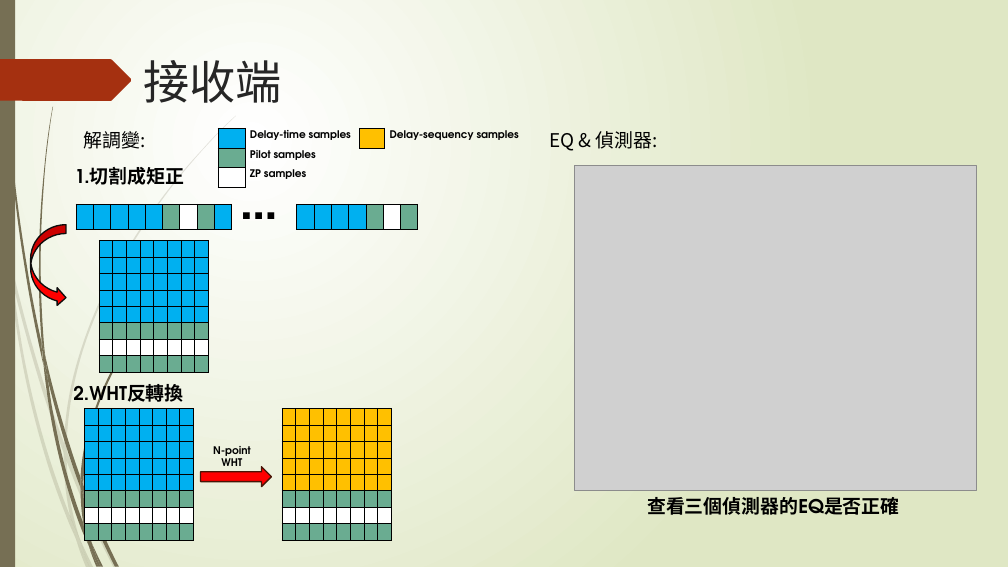
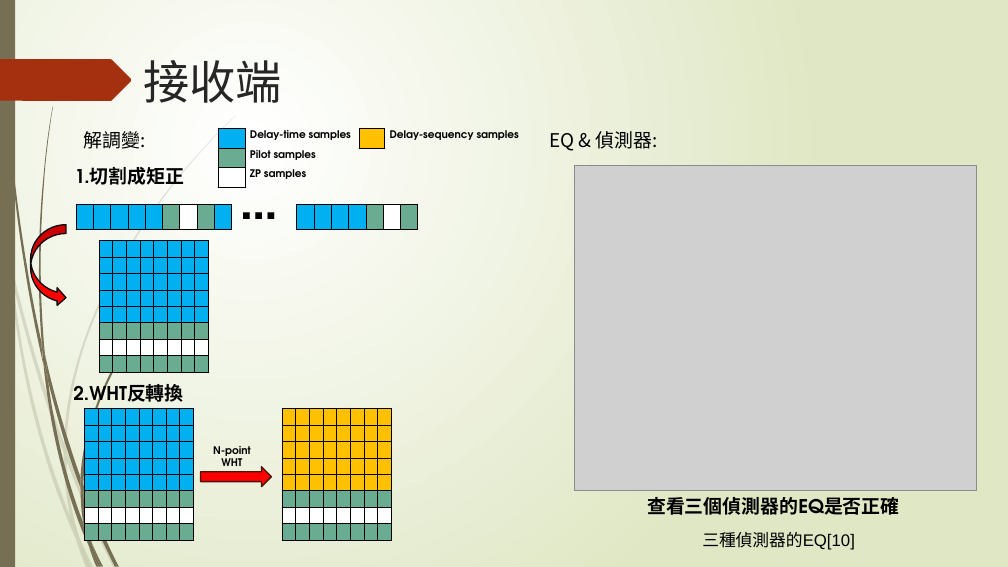
Before and after one commit to NIUWCSP/OTSM, a slide deck: slide 11 of report/以SDR實現OTSM通訊技術.pptx. Drawn at 1008x567 pixels with LibreOffice and Linux fonts; fonts in the diff are those of the drawing; grey boxes stand for pictures. Boxes give left, top, right and bottom in pixels: in the first picture for what was removed or moved away, otherwise in the second. Text is boxed around its words. In the diff, an @@ line names an element or a change of style, - is before the commit and + after.

```diff
--- a/report/以SDR實現OTSM通訊技術.pptx
+++ b/report/以SDR實現OTSM通訊技術.pptx
@@ text added at bbox=[702, 532, 855, 550], 16 pt, text #000000 @@
+三種偵測器的EQ[10]
```
Also in this commit, not shown: 8 other slides changed, 1 slide added.
